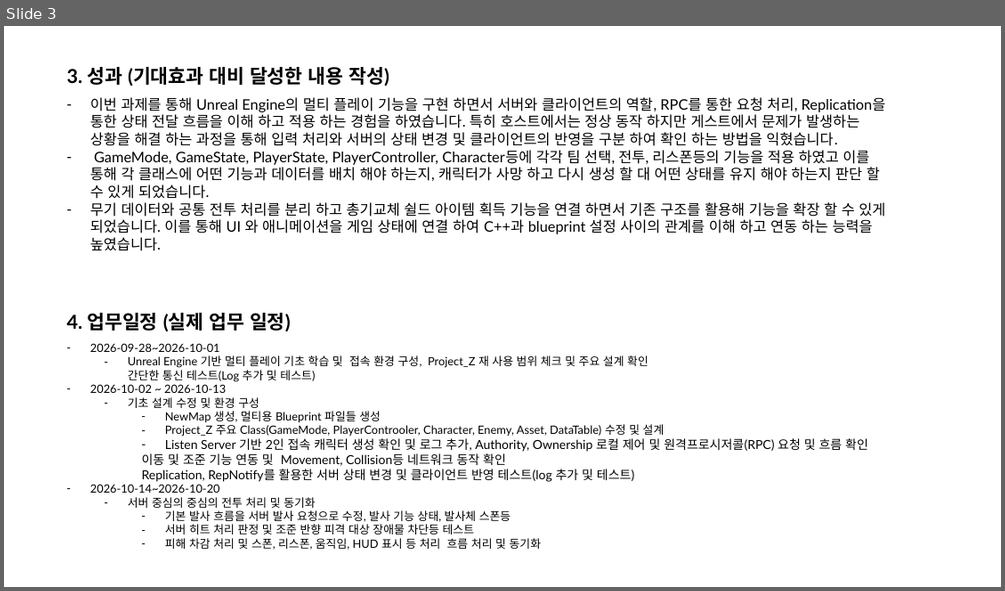
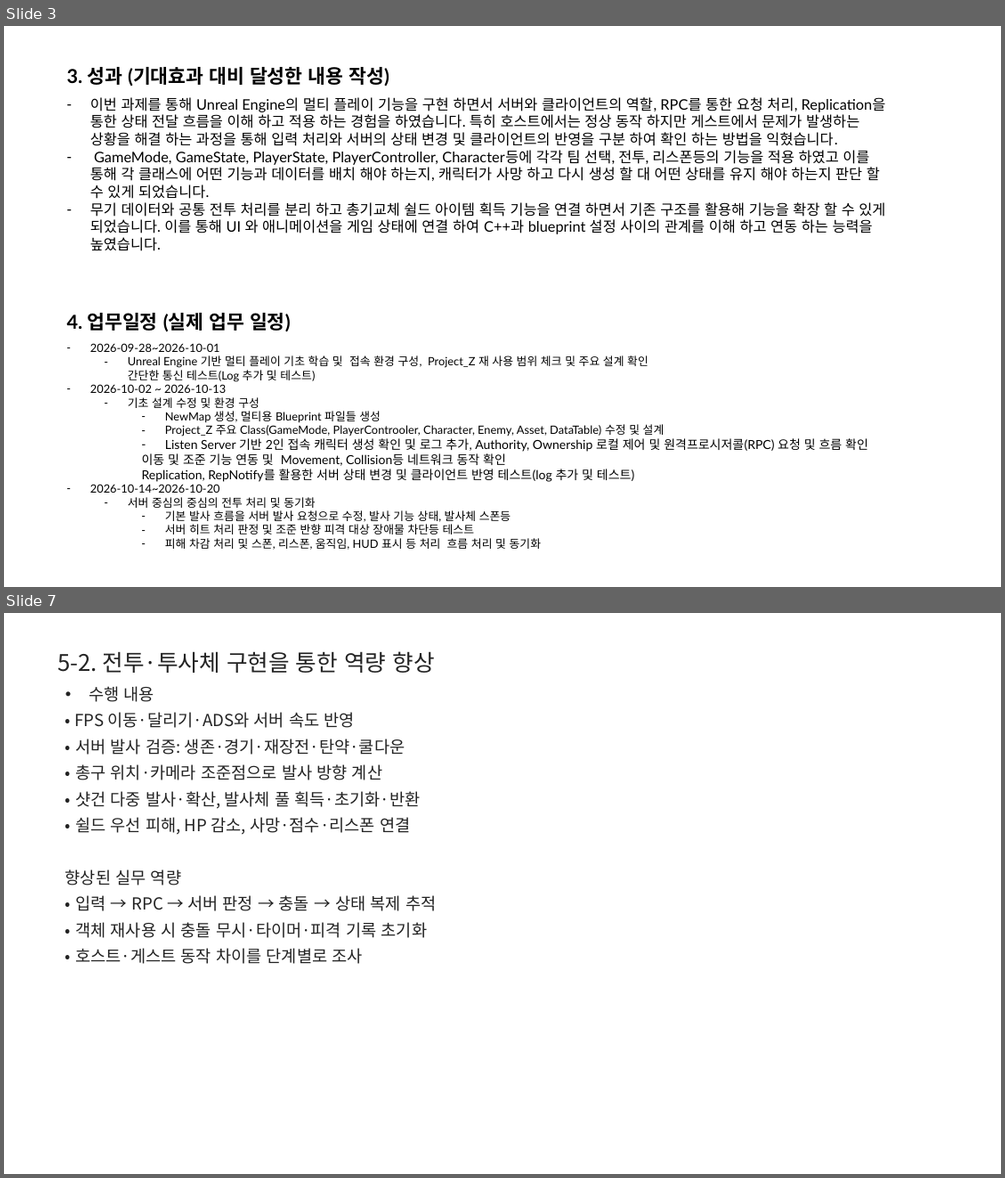
Before and after one commit to BenT8501/Auto_Stock_Trading, a slide deck: Project_Z/docs/박종호B_직무과제_완료보고서.pptx. Shown one above the other, each under a label of ours: slide 3 before the commit, slides 3 and 7 after it; the slides between them are not shown. The pictures are 1005x591 and 1005x1178 pixels, drawn with LibreOffice and Linux fonts; fonts in the diff are those of the drawing. Boxes give left, top, right and bottom in pixels: in the first picture for what was removed or moved away, otherwise in the second. Text is boxed around its words. In the diff, an @@ line names an element or a change of style, - is before the commit and + after.

```diff
--- a/Project_Z/docs/박종호B_직무과제_완료보고서.pptx
+++ b/Project_Z/docs/박종호B_직무과제_완료보고서.pptx
@@ slide 7 added at [4, 613, 1001, 1174], background #FFFFFF @@
@@ text added at [57, 651, 435, 673], 22 pt, text #232323 @@
+5-2. 전투·투사체 구현을 통한 역량 향상
@@ text added at [65, 686, 436, 964], 16 pt, text #232323 @@
+• 수행 내용
+• FPS 이동·달리기·ADS와 서버 속도 반영
+• 서버 발사 검증: 생존·경기·재장전·탄약·쿨다운
+• 총구 위치·카메라 조준점으로 발사 방향 계산
+• 샷건 다중 발사·확산, 발사체 풀 획득·초기화·반환
+• 쉴드 우선 피해, HP 감소, 사망·점수·리스폰 연결
+향상된 실무 역량
+• 입력 → RPC → 서버 판정 → 충돌 → 상태 복제 추적
+• 객체 재사용 시 충돌 무시·타이머·피격 기록 초기화
+• 호스트·게스트 동작 차이를 단계별로 조사
```
Also in this commit, not shown: 1 slide changed, 8 other slides added.
